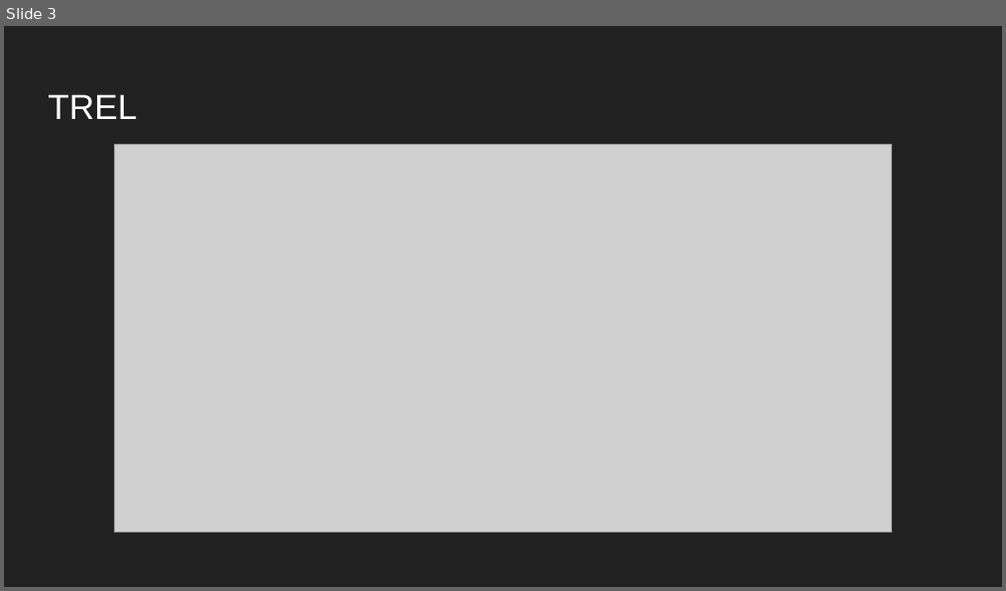
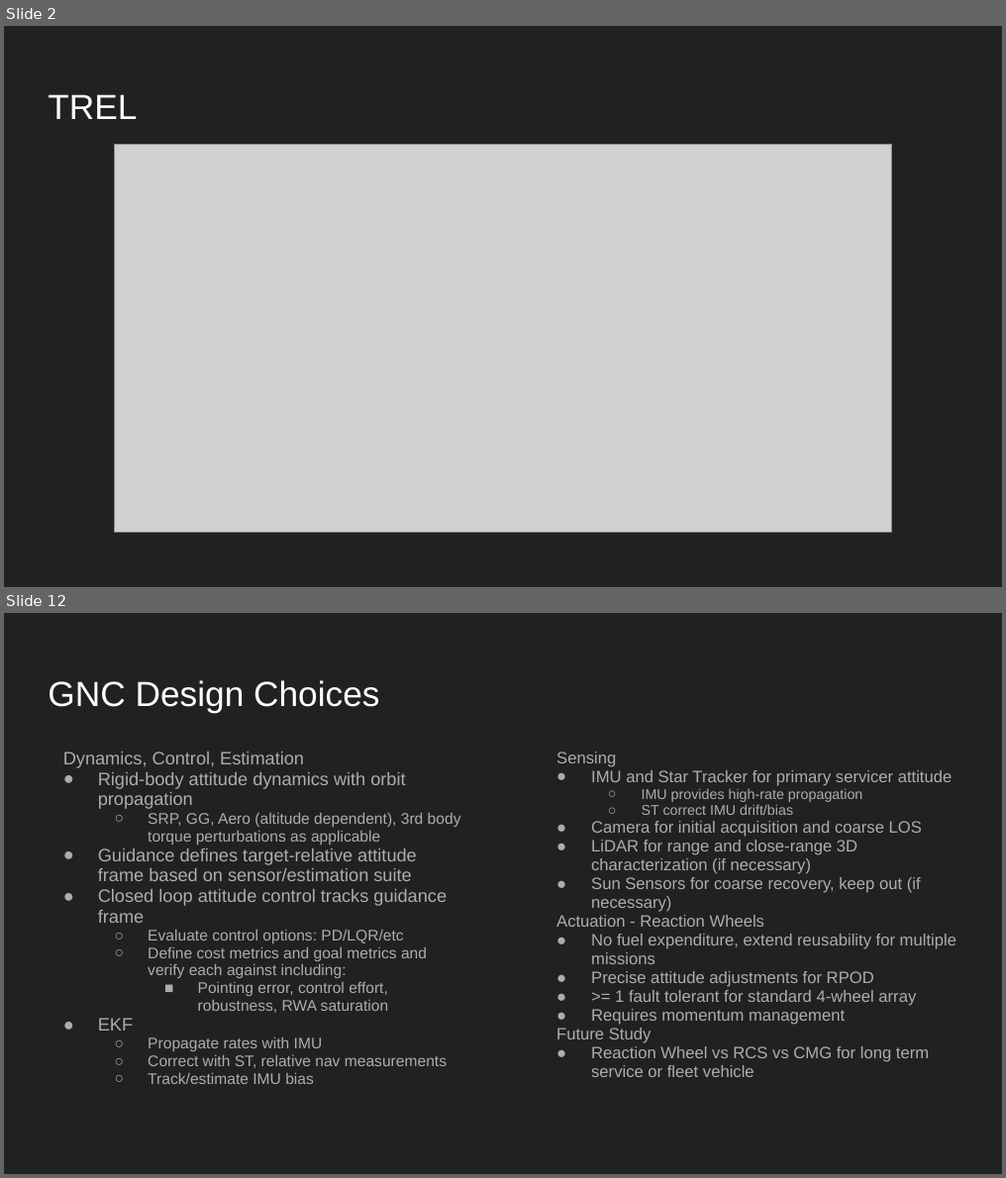
Before and after one commit to amalatak/Notes, a slide deck: Job Presentation-2.pptx. Shown one above the other, each under a label of ours: slide 3 before the commit, slides 2 and 12 after it; the slides between them are not shown. The pictures are 1006x591 and 1006x1178 pixels, drawn with LibreOffice and Linux fonts; fonts in the diff are those of the drawing; grey boxes stand for pictures. Boxes give left, top, right and bottom in pixels: in the first picture for what was removed or moved away, otherwise in the second. Text is boxed around its words. In the diff, an @@ line names an element or a change of style, - is before the commit and + after.

```diff
--- a/Job Presentation-2.pptx
+++ b/Job Presentation-2.pptx
@@ slide 12 added at box(4, 613, 1002, 1174), background #212121 @@
@@ title added at box(48, 680, 379, 712), 25.2 pt, text #FFFFFF @@
+GNC Design Choices
@@ text added at box(63, 752, 447, 1084), 11.1 pt, text #ADADAD @@
+Dynamics, Control, Estimation
+● Rigid-body attitude dynamics with orbit propagation
+  ○ SRP, GG, Aero (altitude dependent), 3rd body torque perturbations as applicable
+● Guidance defines target-relative attitude frame based on sensor/estimation suite
+● Closed loop attitude control tracks guidance frame
+  ○ Evaluate control options: PD/LQR/etc
+  ○ Define cost metrics and goal metrics and verify each against including:
+    ■ Pointing error, control effort, robustness, RWA saturation
+● EKF
+  ○ Propagate rates with IMU
+  ○ Correct with ST, relative nav measurements
+  ○ Track/estimate IMU bias
@@ text added at box(556, 752, 956, 1077), 11.9 pt, text #ADADAD @@
+Sensing
+● IMU and Star Tracker for primary servicer attitude
+  ○ IMU provides high-rate propagation
+  ○ ST correct IMU drift/bias
+● Camera for initial acquisition and coarse LOS
+● LiDAR for range and close-range 3D characterization (if necessary)
+● Sun Sensors for coarse recovery, keep out (if necessary)
+Actuation - Reaction Wheels
+● No fuel expenditure, extend reusability for multiple missions
+● Precise attitude adjustments for RPOD
+● >= 1 fault tolerant for standard 4-wheel array
+● Requires momentum management
+Future Study
+● Reaction Wheel vs RCS vs CMG for long term service or fleet vehicle
@@ what was slide 3 is now slide 2 @@
```
Also in this commit, not shown: 3 slides changed, 10 other slides added, 12 slides removed.
